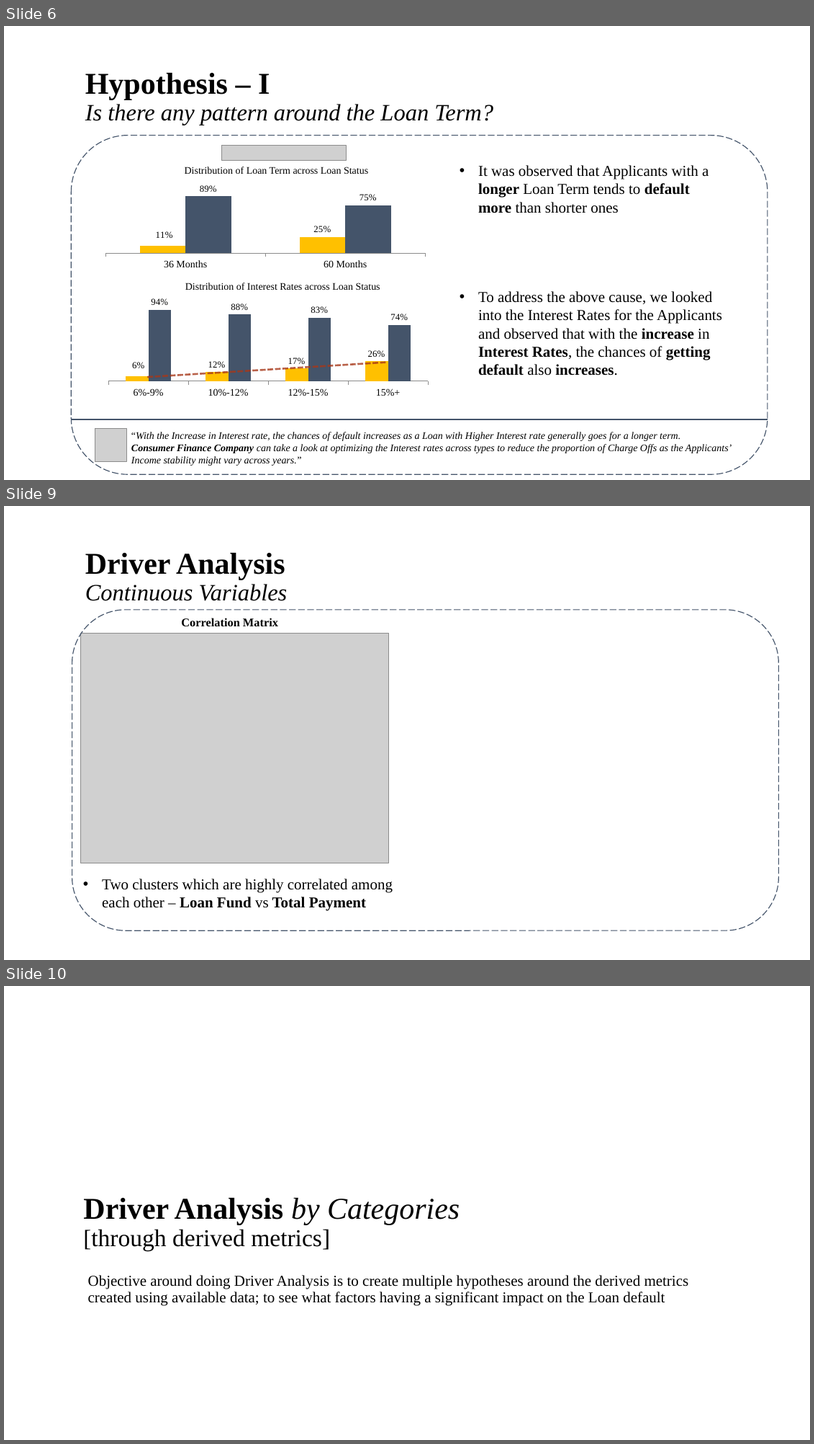
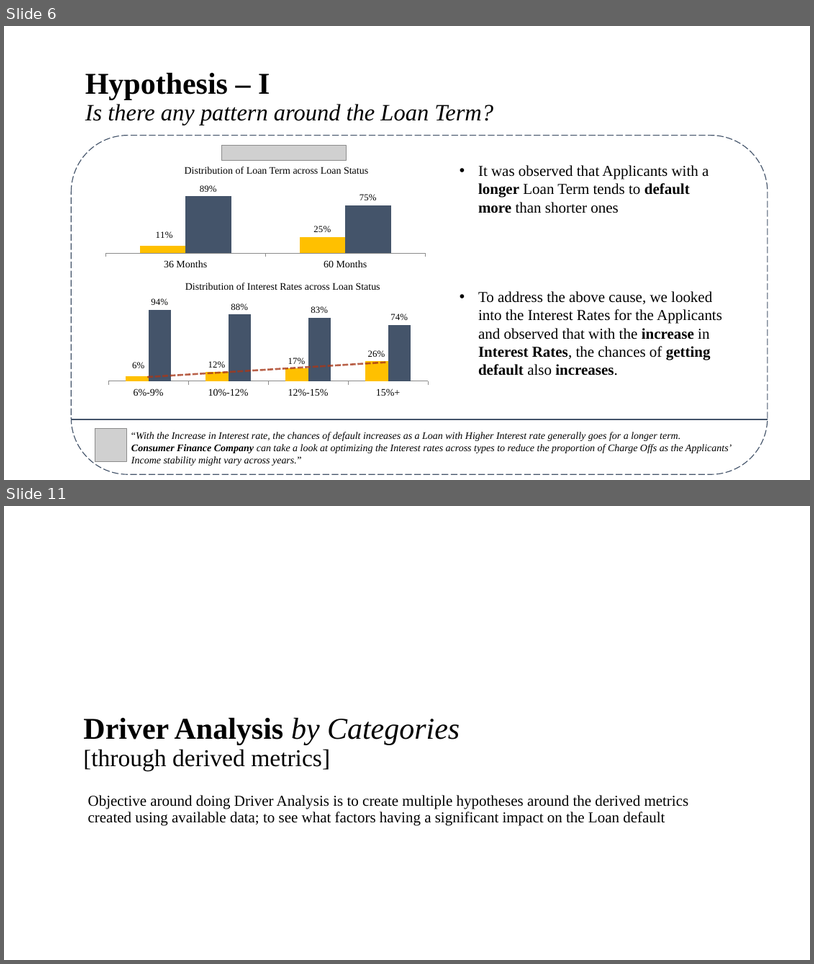
Before and after one commit to brijesh1100/P2-Gramener-Case-Study, a slide deck: Gramener_Case_Study_Presentation_SS.pptx. Shown one above the other, each under a label of ours: slides 6, 9 and 10 before the commit, slides 6 and 11 after it; the slides between them are not shown. The pictures are 814x1444 and 814x964 pixels, drawn with LibreOffice and Linux fonts; fonts in the diff are those of the drawing; grey boxes stand for pictures; background and template pictures are left out. Boxes give left, top, right and bottom in pixels: in the first picture for what was removed or moved away, otherwise in the second. Text is boxed around its words. In the diff, an @@ line names an element or a change of style, - is before the commit and + after.

```diff
--- a/Gramener_Case_Study_Presentation_SS.pptx
+++ b/Gramener_Case_Study_Presentation_SS.pptx
@@ slide 9 removed at [4,506,810,960], background #FFFFFF @@
@@ title removed at [85,553,288,601] @@
-Driver Analysis
-Continuous Variables
@@ rounded rectangle removed at [72,610,779,930] @@
@@ picture removed at [81,633,389,862] @@
@@ text removed at [181,618,278,626] @@
-Correlation Matrix
@@ text removed at [102,878,393,911] @@
-• Two clusters which are highly correlated among each other – Loan Fund vs Total Payment
@@ what was slide 10 is now slide 11 @@
```
Also in this commit, not shown: 2 slides changed, 3 slides added.
